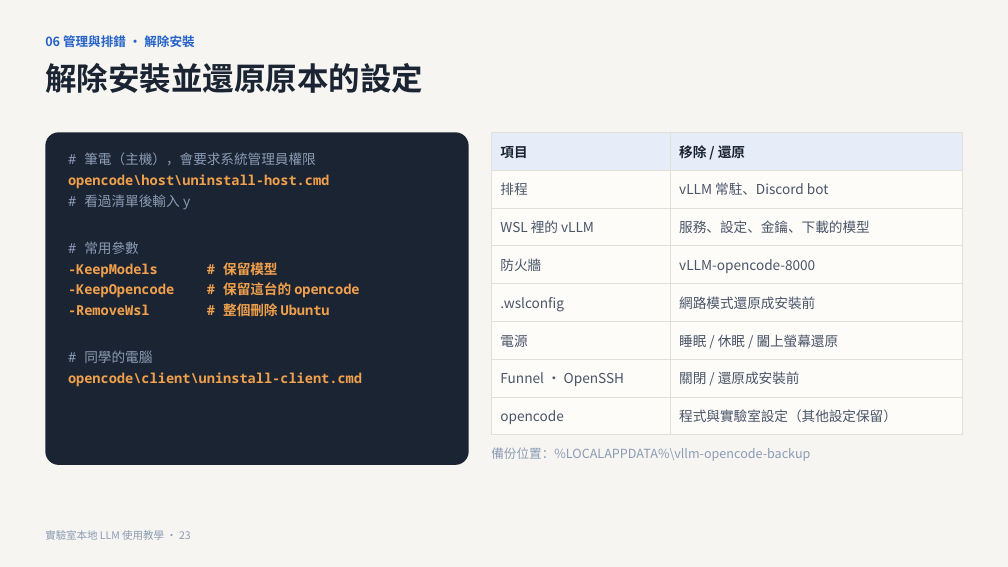
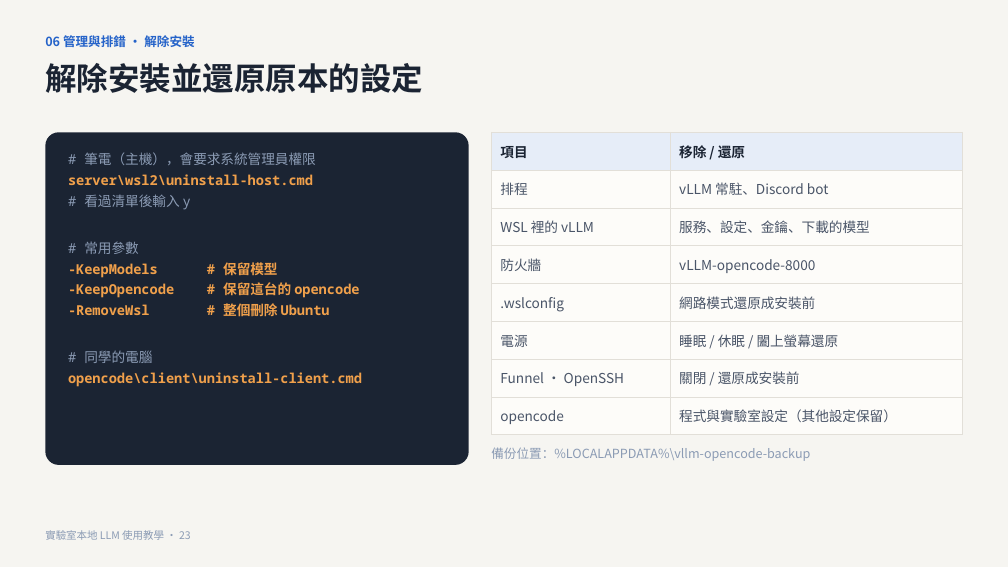
Before and after one commit to CYH4157/local-llm, a slide deck: slide 23 of docs/實驗室本地LLM使用教學.pptx. Drawn at 1008x567 pixels with LibreOffice and Linux fonts; fonts in the diff are those of the drawing. Boxes give left, top, right and bottom in pixels: in the first picture for what was removed or moved away, otherwise in the second. Text is boxed around its words. In the diff, an @@ line names an element or a change of style, - is before the commit and + after.

```diff
--- a/docs/實驗室本地LLM使用教學.pptx
+++ b/docs/實驗室本地LLM使用教學.pptx
@@ text at bbox=[68, 174, 313, 185]: text changed @@
-opencode\host\uninstall-host.cmd
+server\wsl2\uninstall-host.cmd
```
Also in this commit, not shown: 7 other slides changed, 1 other file.
